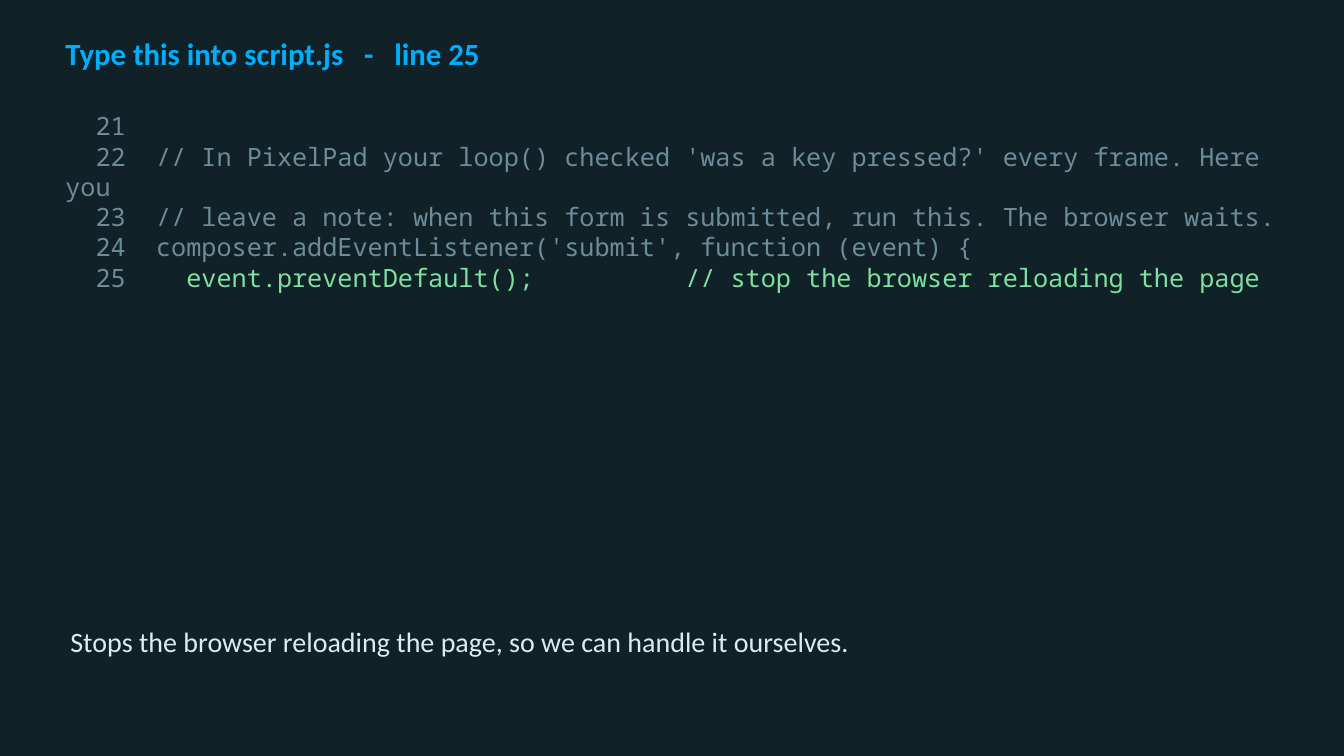
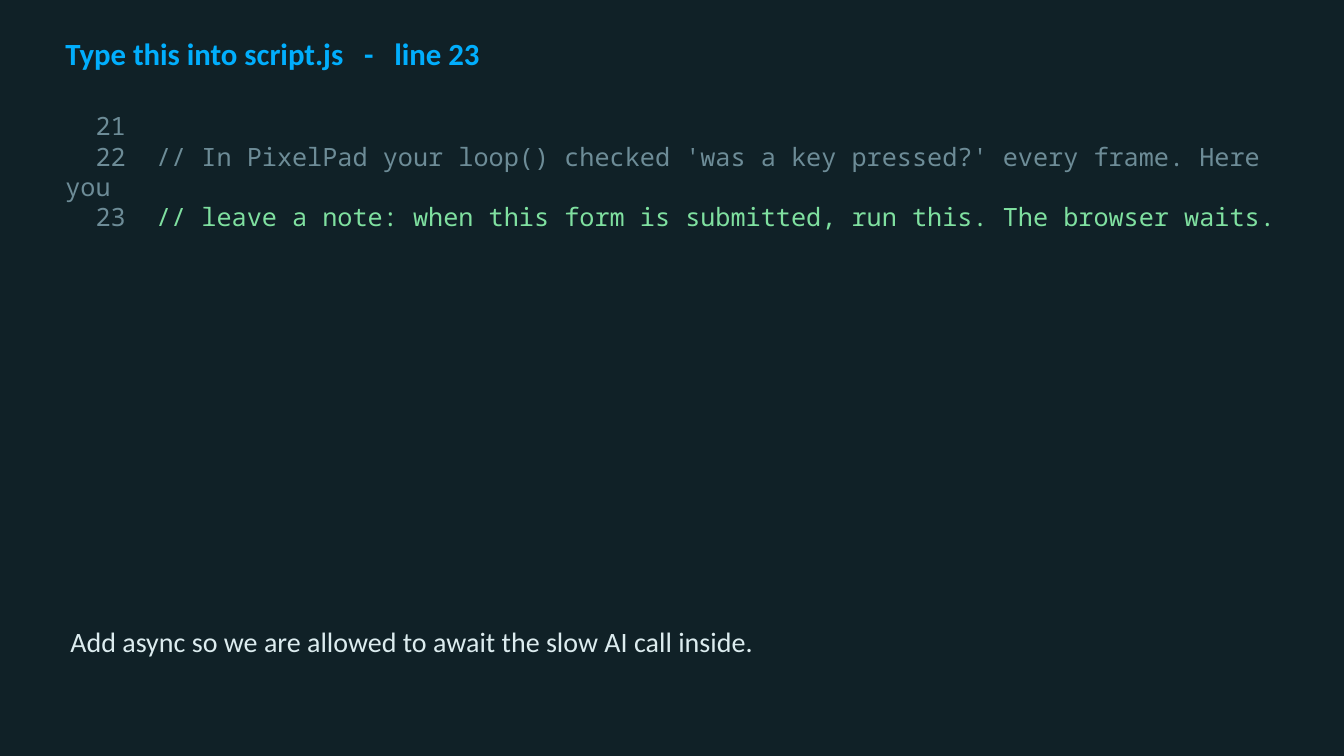
Before and after one commit to utgapps/utgapps.github.io, a slide deck: slide 25 of ai101/slides/week-02.pptx (slide 28 before the commit). Drawn at 1344x756 pixels with LibreOffice and Linux fonts; fonts in the diff are those of the drawing. Boxes give left, top, right and bottom in pixels: in the first picture for what was removed or moved away, otherwise in the second. Text is boxed around its words. In the diff, an @@ line names an element or a change of style, - is before the commit and + after.

```diff
--- a/ai101/slides/week-02.pptx
+++ b/ai101/slides/week-02.pptx
@@ text at [65,43,479,70]: text changed @@
-Type this into script.js - line 25
+Type this into script.js - line 23
@@ text at [201,206,1275,230]: text colour #6D8C97 to #7FE0A0 in "// leave a note: when this form ..." @@
@@ text at [156,237,1259,293]: paragraphs removed @@
-24 composer.addEventListener('submit', function (event) {
-25 event.preventDefault(); // stop the browser reloading the page
@@ text at [70,632,752,657]: text changed @@
-Stops the browser reloading the page, so we can handle it ourselves.
+Add async so we are allowed to await the slow AI call inside.
```
Also in this commit, not shown: 4 other slides changed, 4 slides removed, 31 other files.
